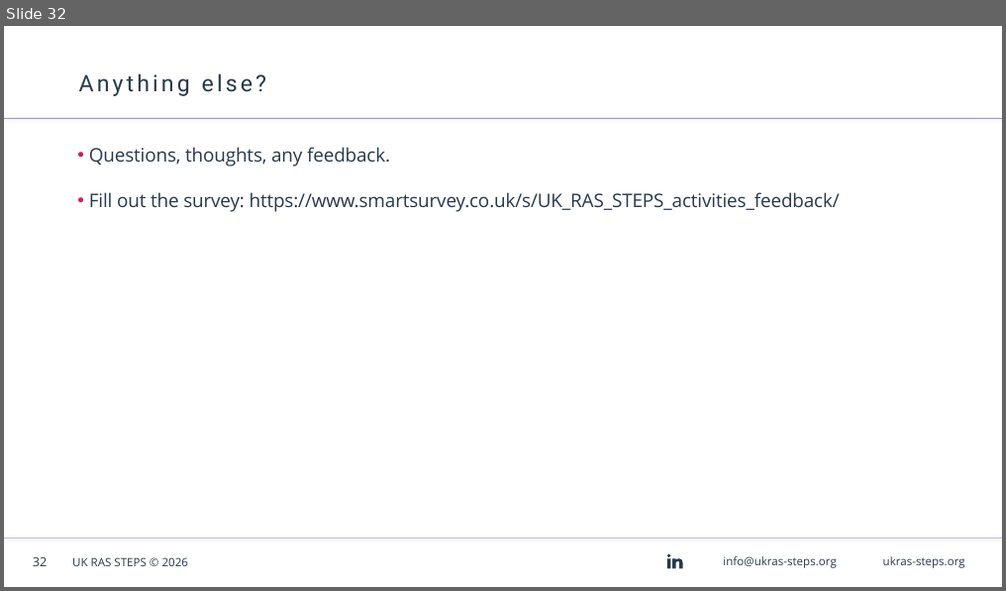
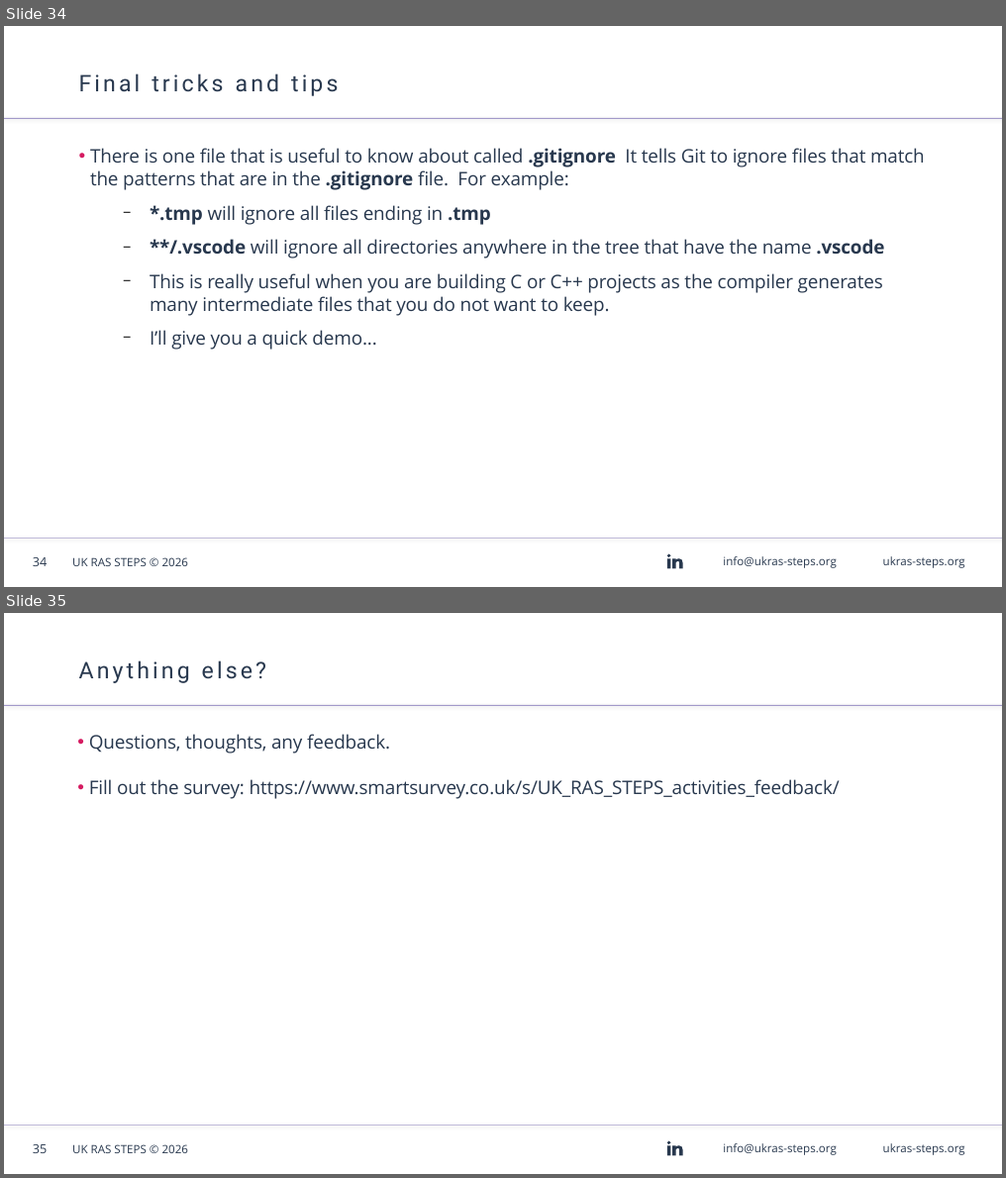
Before and after one commit to AndyBlightLeeds/git-github-workshop, a slide deck: presentation/Git & GitHub Workshop - Linux.odp. Shown one above the other, each under a label of ours: slide 32 before the commit, slides 34 and 35 after it. The pictures are 1006x591 and 1006x1178 pixels, drawn with LibreOffice and Linux fonts; fonts in the diff are those of the drawing; background and template pictures are left out. Boxes give left, top, right and bottom in pixels: in the first picture for what was removed or moved away, otherwise in the second. Text is boxed around its words. In the diff, an @@ line names an element or a change of style, - is before the commit and + after.

```diff
--- a/presentation/Git & GitHub Workshop - Linux.odp
+++ b/presentation/Git & GitHub Workshop - Linux.odp
@@ slide 34 added at (4, 26, 1002, 587), background #FFFFFF; not listed: 7 template elements that a slide beside it also shows @@
@@ title added at (79, 74, 338, 96), 22 pt, text #28384E @@
+Final tricks and tips
@@ text added at (90, 148, 925, 350), 18 pt, text #28384E @@
+• There is one file that is useful to know about called .gitignore It tells Git to ignore files that match the patterns that are in the .gitignore file. For example:
+  − *.tmp will ignore all files ending in .tmp
+  − **/.vscode will ignore all directories anywhere in the tree that have the name .vscode
+  − This is really useful when you are building C or C++ projects as the compiler generates many intermediate files that you do not want to keep.
+  − I’ll give you a quick demo...
@@ what was slide 32 is now slide 35 @@
@@ page number at (33, 1145, 47, 1154): text changed @@
-32
+35
```
Also in this commit, not shown: 6 slides changed, 8 other slides added, 6 slides removed, 1 other file.
